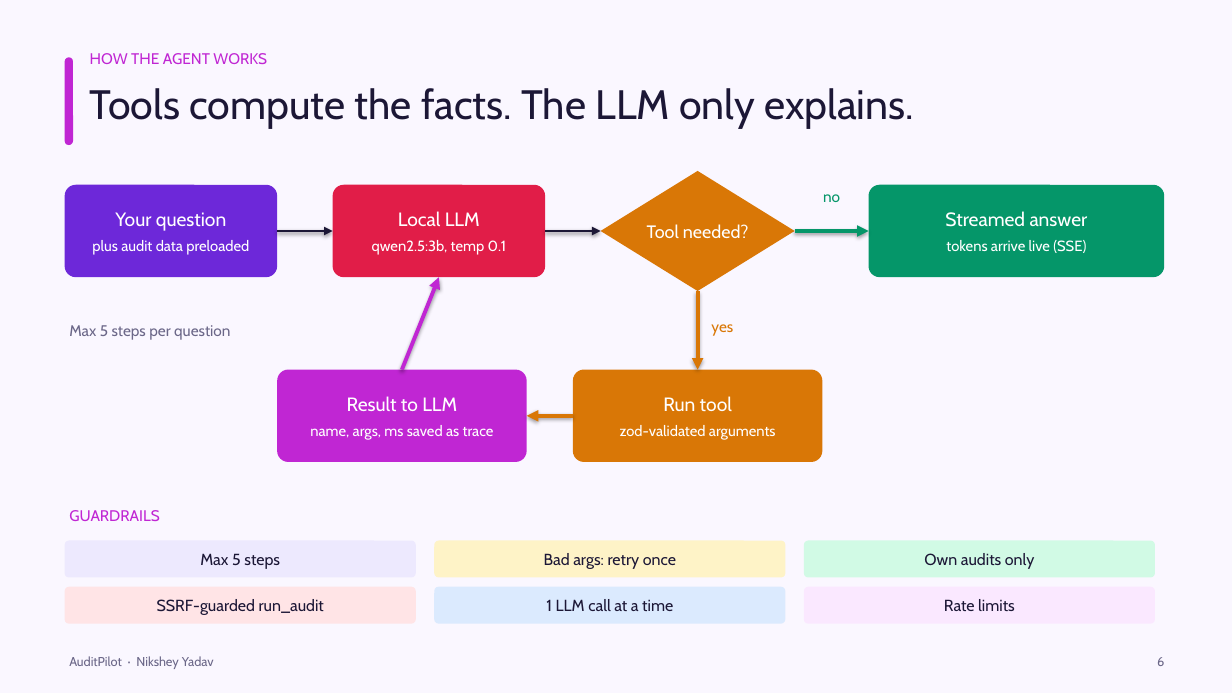
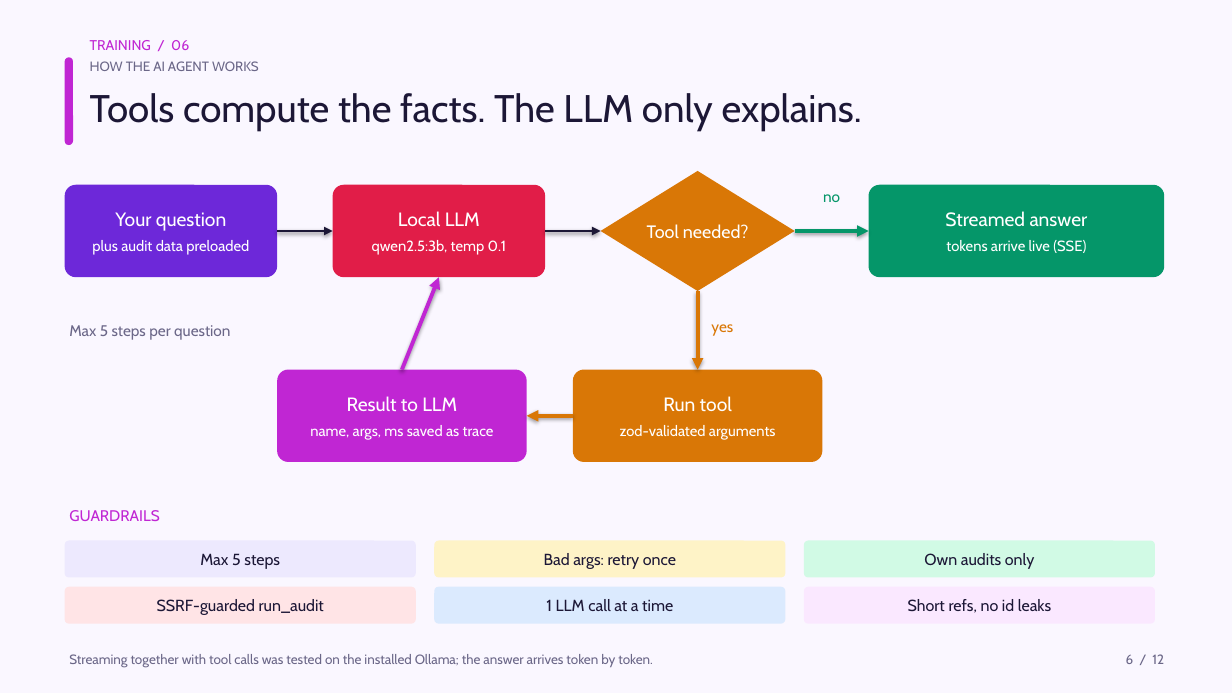
Before and after one commit to NiksheyYadav/AuditPilot, a slide deck: slide 6 of AuditPilot_IT2_Presentation.pptx. Drawn at 1232x693 pixels with LibreOffice and Linux fonts; fonts in the diff are those of the drawing. Boxes give left, top, right and bottom in pixels: in the first picture for what was removed or moved away, otherwise in the second. Text is boxed around its words. In the diff, an @@ line names an element or a change of style, - is before the commit and + after.

```diff
--- a/AuditPilot_IT2_Presentation.pptx
+++ b/AuditPilot_IT2_Presentation.pptx
@@ text added at <box>90,40,189,50</box>, 11 pt, text #C026D3 @@
+TRAINING / 06
@@ text "Tools compute the facts. The ..." at <box>90,93,862,131</box>: size 32 to 30 pt @@
@@ text at <box>90,61,259,71</box>: text changed; size 12 to 10.5 pt; text colour #C026D3 to #6B6788 @@
-HOW THE AGENT WORKS
+HOW THE AI AGENT WORKS
@@ text at <box>908,599,1051,613</box>: text changed @@
-Rate limits
+Short refs, no id leaks
@@ text removed at <box>69,656,214,669</box> @@
-AuditPilot · Nikshey Yadav
@@ text added at <box>69,654,653,668</box>, 10.5 pt, text #6B6788 @@
+Streaming together with tool calls was tested on the installed Ollama; the answer arrives token by token.
@@ text at <box>1126,654,1164,664</box>: text changed; size 10 to 10.5 pt @@
-6
+6 / 12
```
Also in this commit, not shown: 11 other slides changed, 40 other files.
